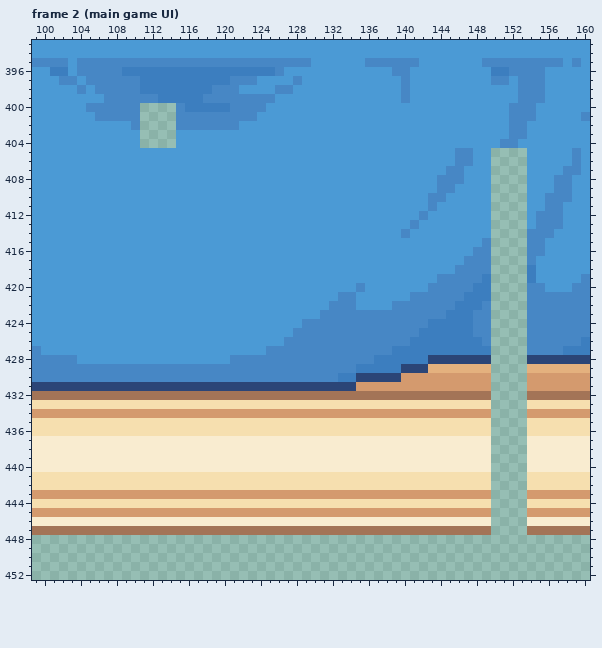
Pixel-art file, stored at Assets/Textures/UI/UI Atlas.aseprite. That is the earlier state.
500x494 pixels, 5 frames. Pixels under 10% opacity are left out. Shown: frame 2 (main game UI): x 99..160, y 393..452. The commit also changed other frames or places, which this record leaves out.
Now the later version:
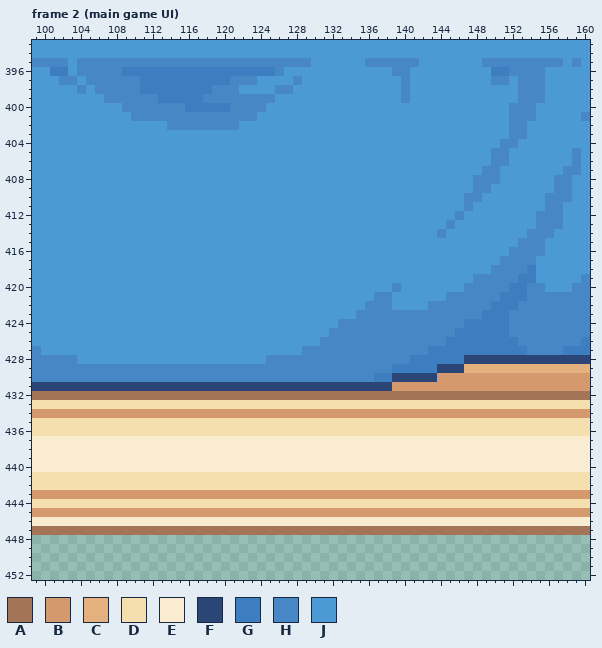
Palette (. is transparent): A #a37457  B #d49a6e  C #e4b17e  D #f6dfaf  E #f9ecd0  F #2b4577  G #3c7ebf  H #4787c5  J #4b9ad5
From old to new:
Frame 2 (main game UI), layer "Layer 1":
y 400: x 105..108 HHHH -> JJJJ; x 111..114 .... -> HHHH
y 401: x 106..109 HHHH -> JJJJ; x 111..114 .... -> HHHH
y 402: x 110..114 H.... -> JJJJH
y 403..404: x 111..114 .... -> JJJJ
y 405..406: x 146..147 HH -> JJ; x 150..153 .... -> HHJJ
y 407: x 145..146 HH -> JJ; x 149..153 J.... -> HHJJJ
y 408: x 144..146 HHH -> JJJ; x 148..153 JJ.... -> HHHJJJ
y 409: x 144..145 HH -> JJ; x 148..153 JJ.... -> HHJJJJ
y 410: x 143..144 HH -> JJ; x 147..148 JJ -> HH; x 150..153 .... -> JJJJ
y 411: x 143 H -> J; x 147 J -> H; x 150..153 .... -> JJJJ
y 412: x 142 H -> J; x 146 J -> H; x 150..153 .... -> JJJJ
y 413: x 141 H -> J; x 145 J -> H; x 150..153 .... -> JJJJ
y 414: x 140 H -> J; x 144 J -> H; x 150..153 .... -> JJJJ
y 415: x 149..153 H.... -> JJJJH
y 416: x 148..153 HH.... -> JJJJHH
y 417: x 147..153 HHH.... -> JJJJHHH
y 418: x 146..153 HHHH.... -> JJJJHHHH
y 419: x 144..147 HHHH -> JJJJ; x 149..153 G.... -> HHHHG
y 420: x 135 H -> J; x 139 J -> H; x 143..146 HHHH -> JJJJ; x 148..153 GG.... -> HHHHGG
y 421: x 133..134 HH -> JJ; x 137..138 JJ -> HH; x 141..144 HHHH -> JJJJ; x 147..153 GGG.... -> HHHHGGG
y 422: x 132..134 HHH -> JJJ; x 136..142 JJJHHHH -> HHHJJJJ; x 146..148 GGG -> HHH; x 150..153 .... -> GGGH
y 423: x 131..134 HHHH -> JJJJ; x 145..147 GGG -> HHH; x 149..153 H.... -> GGGHH
y 424: x 129..132 HHHH -> JJJJ; x 143..146 GGGG -> HHHH; x 148..153 HH.... -> GGGGHH
y 425: x 128..131 HHHH -> JJJJ; x 142..145 GGGG -> HHHH; x 148..153 HH.... -> GGGGHH
y 426: x 127..130 HHHH -> JJJJ; x 141..144 GGGG -> HHHH; x 149..153 H.... -> GGGGH
y 427: x 125..128 HHHH -> JJJJ; x 139..142 GGGG -> HHHH; x 150..153 .... -> GGGG
y 428: x 121..124 HHHH -> JJJJ; x 137..140 GGGG -> HHHH; x 143..146 FFFF -> GGGG; x 150..153 .... -> FFFF
y 429: x 135..138 GGGG -> HHHH; x 140..146 FFFCCCC -> GGGGFFF; x 150..153 .... -> CCCC
y 430: x 133..138 GGFFFF -> HHHHGG; x 140..143 BBBB -> FFFF; x 150..153 .... -> BBBB
y 431: x 135..138 BBBB -> FFFF; x 150..153 .... -> BBBB
y 432: x 150..153 .... -> AAAA
y 433: x 150..153 .... -> DDDD
y 434: x 150..153 .... -> BBBB
y 435..436: x 150..153 .... -> DDDD
y 437..440: x 150..153 .... -> EEEE
y 441..442: x 150..153 .... -> DDDD
y 443: x 150..153 .... -> BBBB
y 444: x 150..153 .... -> DDDD
y 445: x 150..153 .... -> BBBB
y 446: x 150..153 .... -> EEEE
y 447: x 150..153 .... -> AAAA
